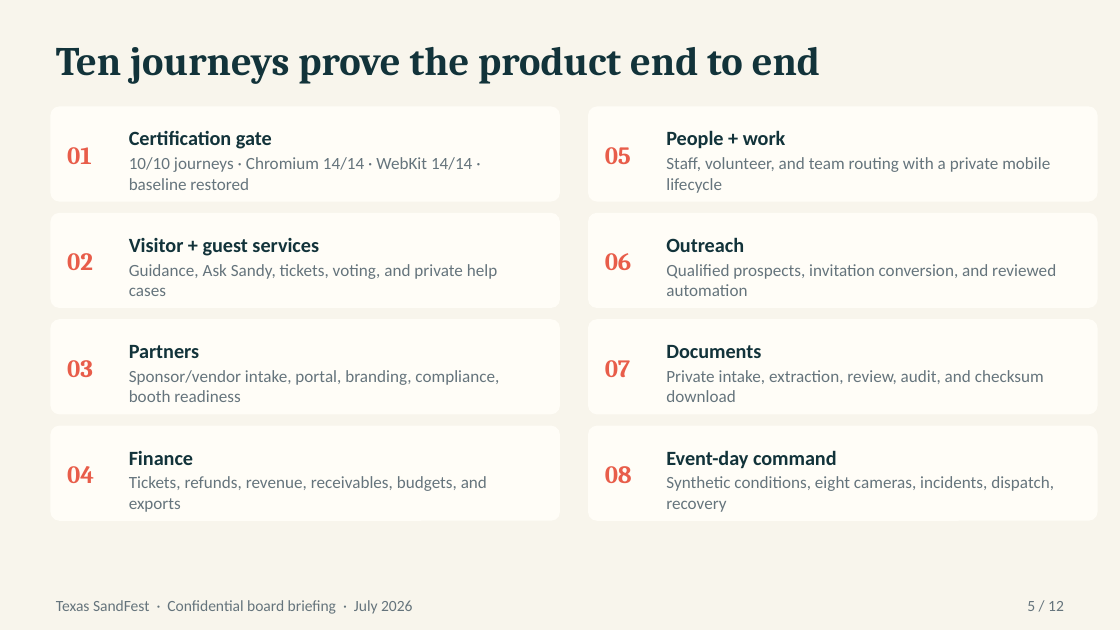
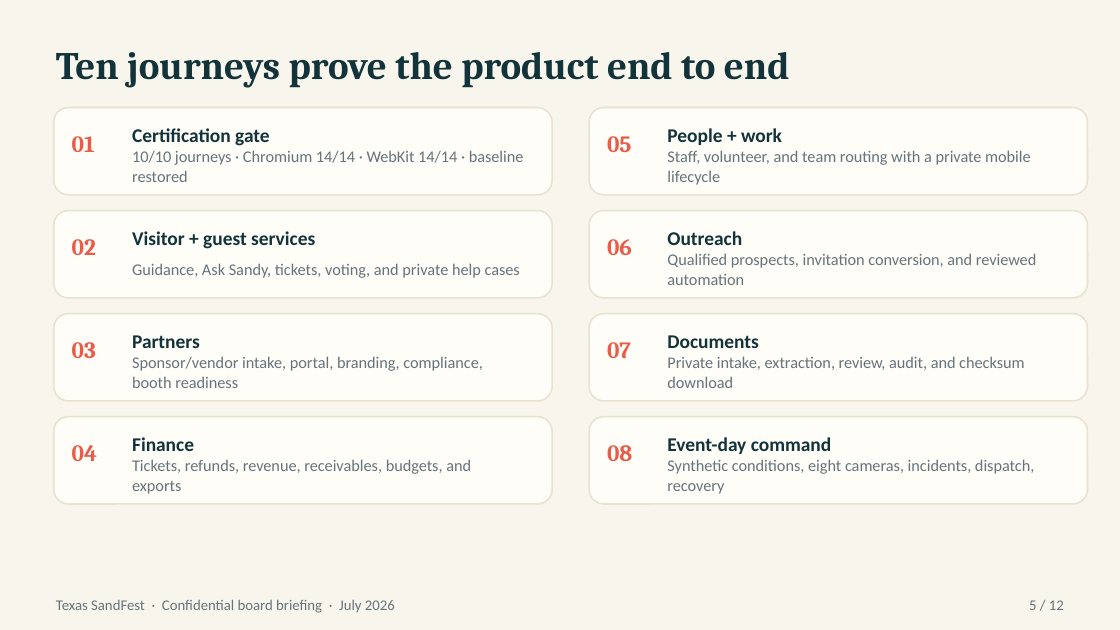
Before and after one commit to nickbmerrill-collab/texas-sandfest, a slide deck: slide 5 of docs/presentations/SandFest-Board-Platform-Briefing.pptx. Drawn at 1120x630 pixels with LibreOffice and Linux fonts; fonts in the diff are those of the drawing. Boxes give left, top, right and bottom in pixels: in the first picture for what was removed or moved away, otherwise in the second. Text is boxed around its words. In the diff, an @@ line names an element or a change of style, - is before the commit and + after.

Commit message:
Repair board deck generator and proof checks

```diff
--- a/docs/presentations/SandFest-Board-Platform-Briefing.pptx
+++ b/docs/presentations/SandFest-Board-Platform-Briefing.pptx
@@ background #FFFFFF to #F8F5EC @@
@@ rectangle removed at <box>0,0,1120,629</box> @@
@@ text "Ten journeys prove the product ..." at <box>56,52,790,88</box>: size 26 to 25 pt @@
@@ rounded rectangle: place and size @@
-rounded rectangle at <box>50,106,560,202</box>
+rounded rectangle at <box>54,108,552,195</box>
@@ rounded rectangle: place and size @@
-rounded rectangle at <box>588,106,1098,202</box>
+rounded rectangle at <box>589,108,1088,195</box>
@@ rounded rectangle: place and size @@
-rounded rectangle at <box>50,213,560,308</box>
+rounded rectangle at <box>54,211,552,298</box>
@@ rounded rectangle: place and size @@
-rounded rectangle at <box>588,213,1098,308</box>
+rounded rectangle at <box>589,211,1088,298</box>
@@ rounded rectangle: place and size @@
-rounded rectangle at <box>50,319,560,414</box>
+rounded rectangle at <box>54,314,552,401</box>
@@ rounded rectangle: place and size @@
-rounded rectangle at <box>588,319,1098,414</box>
+rounded rectangle at <box>589,314,1088,401</box>
@@ text "Sponsor/vendor intake, portal, branding, compliance, ...": place and size @@
-text "Sponsor/vendor intake, portal, branding, compliance, ..." at <box>129,370,499,402</box>
+text "Sponsor/vendor intake, portal, branding, compliance, ..." at <box>132,356,483,388</box>
@@ text "Private intake, extraction, review, audit, ...": place and size @@
-text "Private intake, extraction, review, audit, ..." at <box>666,370,1044,402</box>
+text "Private intake, extraction, review, audit, ..." at <box>667,356,1024,388</box>
@@ rounded rectangle: place and size @@
-rounded rectangle at <box>50,426,560,521</box>
+rounded rectangle at <box>54,417,552,504</box>
@@ outline none to #E8E0D0 1 pt; proportions changed in 8 elements at <box>54,108,552,195</box>, <box>589,108,1088,195</box>, <box>54,211,552,298</box>, <box>589,211,1088,298</box>, <box>54,314,552,401</box>, <box>589,314,1088,401</box>, <box>54,417,552,504</box>, <box>589,417,1088,504</box> @@
@@ rounded rectangle: place and size @@
-rounded rectangle at <box>588,426,1098,521</box>
+rounded rectangle at <box>589,417,1088,504</box>
@@ size 16 to 15 pt in 8 elements at <box>607,136,632,152</box>, <box>72,136,95,152</box>, <box>607,239,632,255</box>, <box>72,239,96,255</box>, <box>72,342,96,358</box>, <box>607,342,631,358</box>, <box>607,445,632,461</box>, <box>72,445,97,461</box> @@
@@ text "04": place and size @@
-text "04" at <box>67,466,94,483</box>
+text "04" at <box>72,445,97,461</box>
@@ text "Finance": place and size @@
-text "Finance" at <box>129,451,193,465</box>
+text "Finance" at <box>132,437,194,451</box>
@@ text "08": place and size @@
-text "08" at <box>605,466,632,483</box>
+text "08" at <box>607,445,632,461</box>
@@ size 13 to 12.5 pt in 8 elements at <box>132,128,270,146</box>, <box>667,128,782,145</box>, <box>132,231,315,249</box>, <box>667,231,742,245</box>, <box>132,335,200,348</box>, <box>667,335,758,348</box>, <box>132,437,194,451</box>, <box>667,437,831,454</box> @@
@@ text "Event-day command": place and size @@
-text "Event-day command" at <box>666,450,837,469</box>
+text "Event-day command" at <box>667,437,831,454</box>
@@ text "Tickets, refunds, revenue, receivables, budgets, ...": place and size @@
-text "Tickets, refunds, revenue, receivables, budgets, ..." at <box>129,476,487,512</box>
+text "Tickets, refunds, revenue, receivables, budgets, ..." at <box>132,459,471,494</box>
@@ size 11 to 10.5 pt in 8 elements at <box>132,150,524,182</box>, <box>667,150,1031,185</box>, <box>132,263,520,278</box>, <box>667,253,1037,285</box>, <box>132,356,483,388</box>, <box>667,356,1024,388</box>, <box>132,459,471,494</box>, <box>667,459,1034,494</box> @@
@@ text "Synthetic conditions, eight cameras, incidents, ...": place and size @@
-text "Synthetic conditions, eight cameras, incidents, ..." at <box>666,476,1054,512</box>
+text "Synthetic conditions, eight cameras, incidents, ..." at <box>667,459,1034,494</box>
@@ text "Texas SandFest · Confidential board ..." at <box>56,600,395,613</box>: size 10 to 9.5 pt @@
@@ text "5 / 12" at <box>1029,600,1064,610</box>: size 10 to 9.5 pt @@
```
Also in this commit, not shown: 11 other slides changed, 6 other files.
